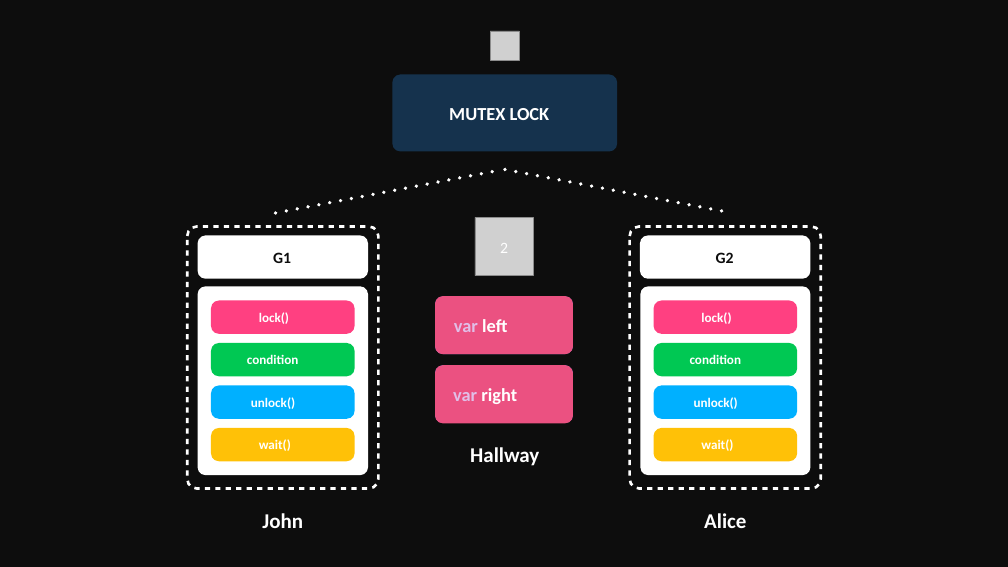
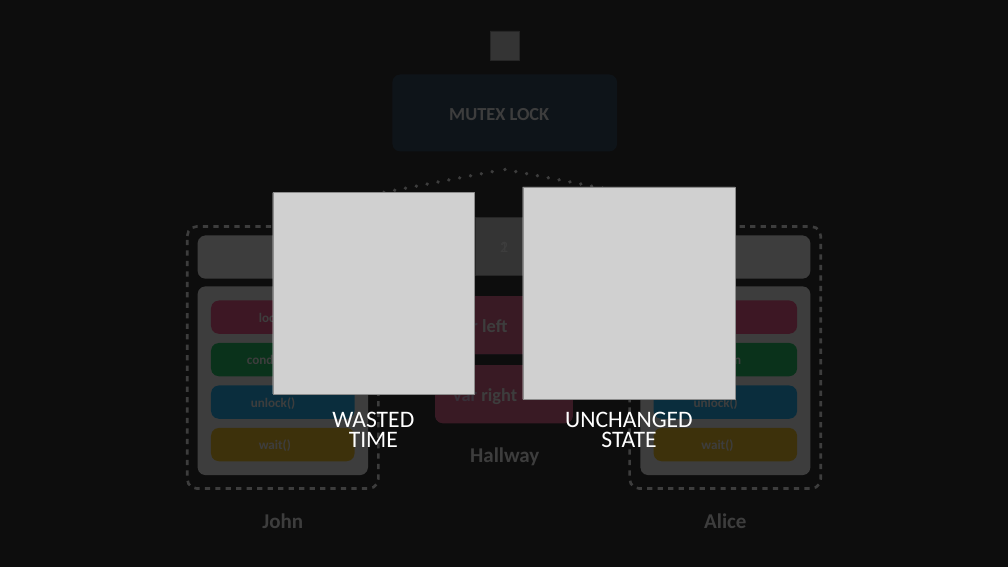
Before and after one commit to golang-basics/concurrency, a slide deck: slide 39 of presentations/7_mutexes/Mutexes.pptx (slide 27 before the commit). Drawn at 1008x567 pixels with LibreOffice and Linux fonts; fonts in the diff are those of the drawing; grey boxes stand for pictures. Boxes give left, top, right and bottom in pixels: in the first picture for what was removed or moved away, otherwise in the second. Text is boxed around its words. In the diff, an @@ line names an element or a change of style, - is before the commit and + after.

```diff
--- a/presentations/7_mutexes/Mutexes.pptx
+++ b/presentations/7_mutexes/Mutexes.pptx
@@ rectangle added at <box>146,21,860,546</box>, fill #0D0D0D at 80% opacity @@
@@ picture added at <box>273,192,474,393</box> @@
@@ picture added at <box>523,187,735,399</box> @@
@@ text removed at <box>500,243,508,253</box> @@
-2
@@ text removed at <box>716,252,734,263</box> @@
-G2
@@ text removed at <box>701,312,731,324</box> @@
-lock()
@@ text removed at <box>251,397,295,409</box> @@
-unlock()
@@ text added at <box>332,407,414,454</box>, 45 pt, text #FFFFFF @@
+WASTED
+TIME
@@ text added at <box>565,407,693,447</box>, 45 pt, text #FFFFFF @@
+UNCHANGED
+STATE
@@ text removed at <box>259,439,291,451</box> @@
-wait()
@@ text removed at <box>701,439,733,451</box> @@
-wait()
```
Also in this commit, not shown: 9 other slides changed, 41 slides added, 1 other file.
